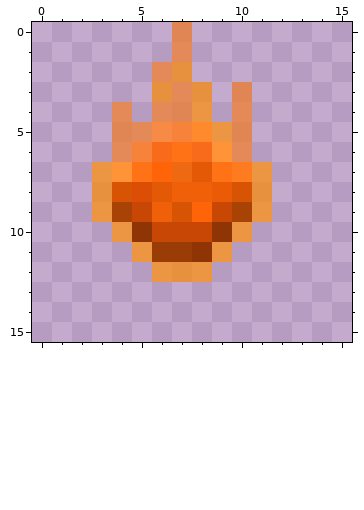
Two states of a pixel-art sprite, fab/sprites/fire.png. Above: the version before the commit.
The file is 16x16 pixels. Colours within 5 levels of each other are drawn and written as one.
After the commit:
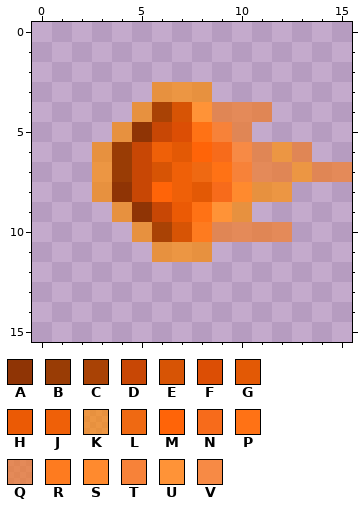
Palette (. is transparent): A #8f3405  B #993c05  C #a94205  D #c84705  E #d75405  F #dc4e05  G #e35905  H #eb5a05  J #ef6008  K #ff8c00ab  L #ef6912  M #ff6408  N #f76b1b  P #ff7215  Q #f47b20ab  R #fe7b1f  S #ff8a2e  T #f78239  U #ff9337  V #f78a45
Change:
@@ x 0..15 @@
- 0 .......Q........
- 1 .......Q........
- 2 ......QK........
- 3 ......KQK.Q.....
- 4 ....Q.QQK.Q.....
- 5 ....QQVTSKQ.....
- 6 ....QTNPNUQ.....
- 7 ...KUPMLGPRK....
- 8 ...KEFGJJHEK....
- 9 ...KCDJEMDCK....
-10 ....KADDDAK.....
-11 .....KBBAK......
-12 ......KKK.......
+ 0 ................
+ 1 ................
+ 2 ................
+ 3 ......KKK.......
+ 4 .....KCEUQQQ....
+ 5 ....KADFPTQ.....
+ 6 ...KBDJGMNVQKQ..
+ 7 ...KBDEJLPTQQKQQ
+ 8 ...KADMJGNSKK...
+ 9 ....KADHPUK.....
+10 .....KCERQQQQ...
+11 ......KKK.......
+12 ................
 13 ................
Boxes around the changes in both pictures, in picture pixels (x1, y1, x2, y2):
changed: (92, 22, 352, 282)
